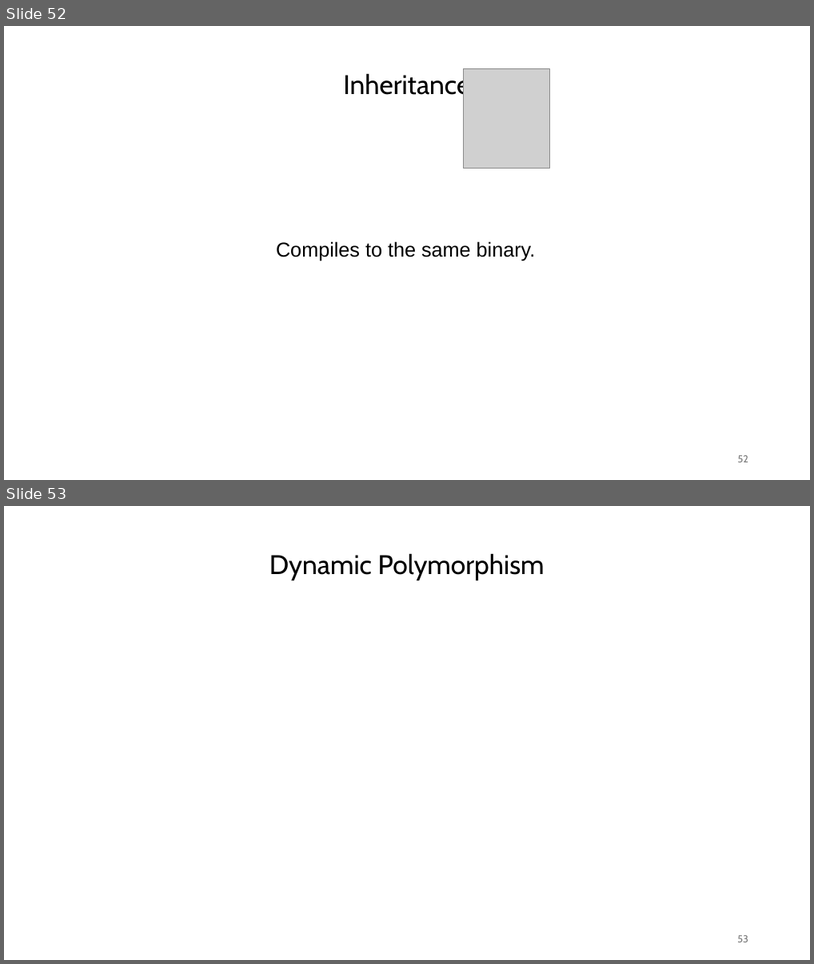
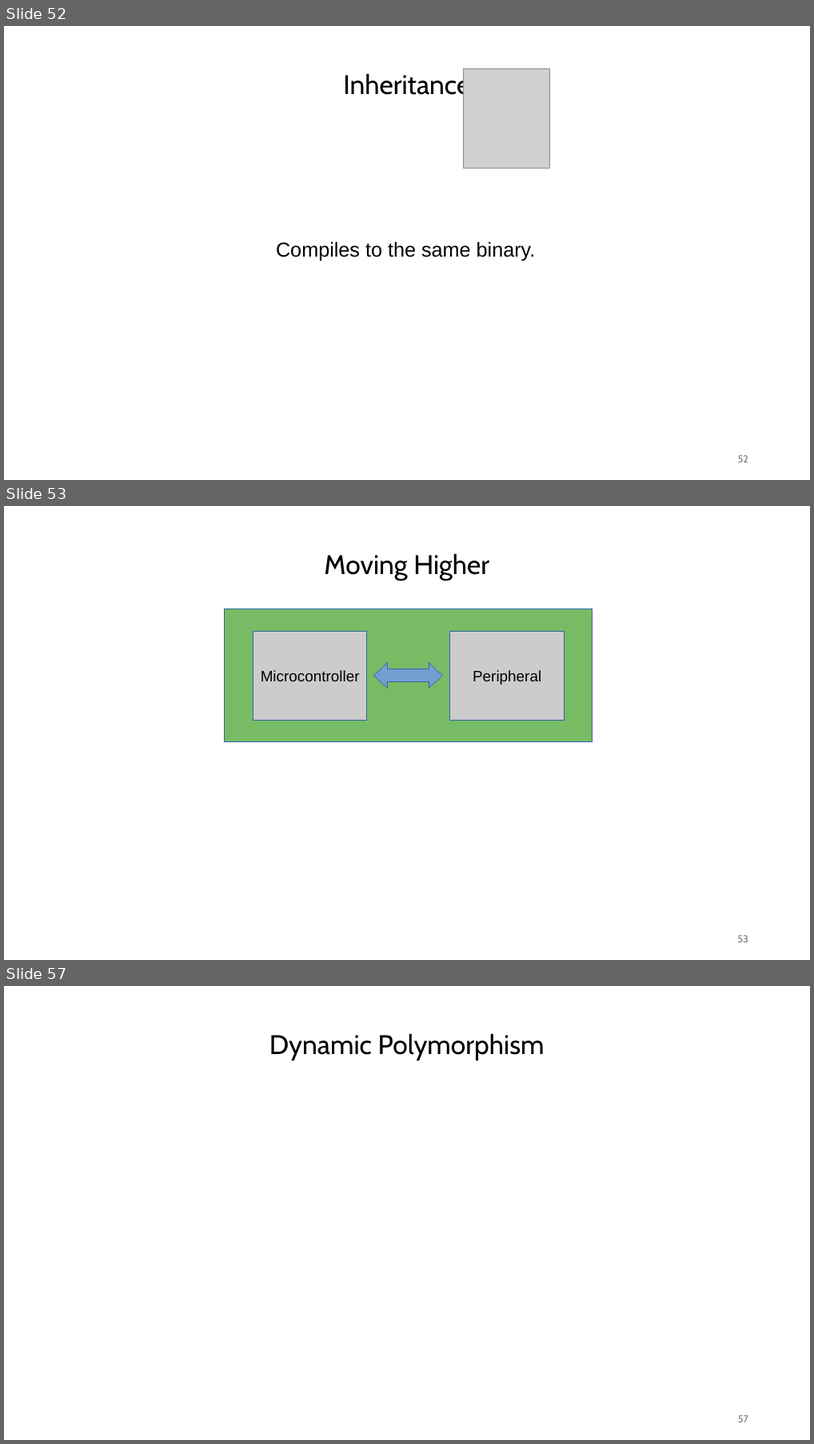
Before and after one commit to janos32783/cppcon_2024_cost_cpp_abstractions, a slide deck: presentation/cppcon.pptx. Shown one above the other, each under a label of ours: slides 52 and 53 before the commit, slides 52, 53 and 57 after it; the slides between them are not shown. The pictures are 814x964 and 814x1444 pixels, drawn with LibreOffice and Linux fonts; fonts in the diff are those of the drawing; grey boxes stand for pictures. Boxes give left, top, right and bottom in pixels: in the first picture for what was removed or moved away, otherwise in the second. Text is boxed around its words. In the diff, an @@ line names an element or a change of style, - is before the commit and + after.

```diff
--- a/presentation/cppcon.pptx
+++ b/presentation/cppcon.pptx
@@ slide 53 added at (x1=4, y1=506, x2=810, y2=960), background #FFFFFF @@
@@ text added at (x1=324, y1=553, x2=490, y2=580), 32 pt, text #000000 @@
+Moving Higher
@@ rectangle added at (x1=225, y1=609, x2=593, y2=742), fill #77BC65, outline #3465A4 0 pt @@
@@ rectangle added at (x1=254, y1=632, x2=367, y2=720), fill #CCCCCC, outline #3465A4 0 pt, 18 pt, text #000000 @@
+Microcontroller
@@ rectangle added at (x1=450, y1=632, x2=565, y2=720), fill #CCCCCC, outline #3465A4 0 pt, 18 pt, text #000000 @@
+Peripheral
@@ freeform shape added at (x1=374, y1=663, x2=442, y2=688), fill #729FCF, outline #3465A4 0 pt @@
@@ page number added at (x1=738, y1=935, x2=749, y2=942), 12 pt, text #787878 @@
+53
@@ what was slide 53 is now slide 57 @@
@@ page number at (x1=738, y1=1415, x2=749, y2=1422): text changed @@
-53
+57
```
Also in this commit, not shown: 3 other slides added, 3 other files.
